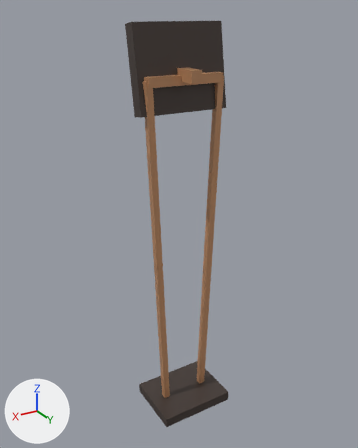
The glTF model prototype/public/company-assets/device-collection/fill-light-wing/v1/model.glb as it was, and as the next commit left it.
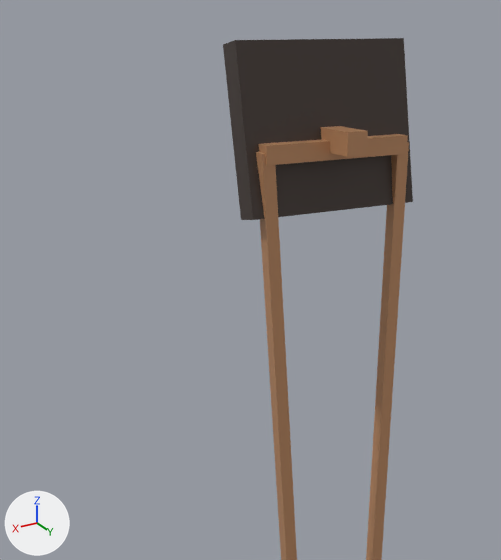
Each version appears first whole from a camera (50 mm lens) standing at (1.11, 1.803, 1.921) and looking at (0.005, -0.038, 1.0), and next in a close-up on the part from 2% to 76% of the width and 0% to 67% of the height. The lights are fixed; the arrows at lower left show +X, +Y and +Z. The first two pictures are the older version. Where no turn or scale is listed for an object, it has been applied to the vertices.

The first close-up shows 'wing-hinge', 'wing-leg-left', 'wing-leg-right', 'wing-rail', 'wing-shield'.
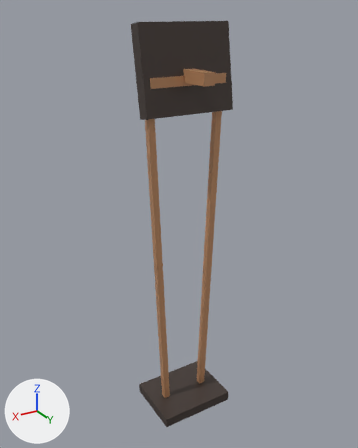
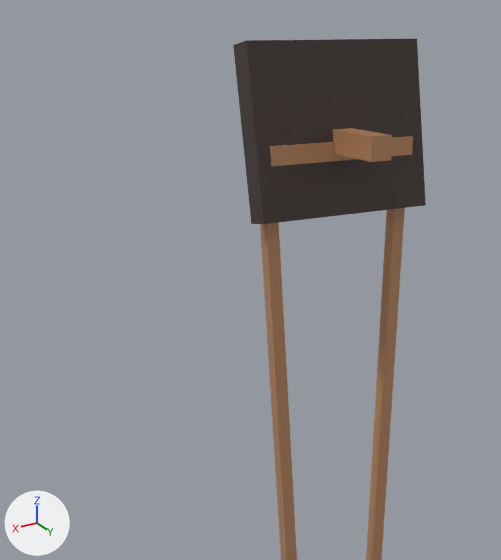
Where the change shows, as pixel boxes [x1, y1, x2, y2] in the close-ups (501 x 560 px):
'wing-shield', moved: before [223, 38, 413, 220]; after [233, 39, 426, 224]
'wing-rail', moved: before [258, 134, 408, 165]; after [270, 136, 413, 166]
'wing-hinge', moved: before [321, 126, 368, 157]; after [333, 128, 392, 162]

Patch to the scene script:
```diff
--- a/prototype/public/company-assets/device-collection/fill-light-wing/v1/model.glb.py
+++ b/prototype/public/company-assets/device-collection/fill-light-wing/v1/model.glb.py
@@ ob_wing_rail @@
 ob_wing_rail = bpy.data.objects.new('wing-rail', me_mesh_3)
-ob_wing_rail.location = (0.0, 0.0, 1.66)
+ob_wing_rail.location = (0.0, 0.02, 1.66)
@@ ob_wing_shield @@
 ob_wing_shield = bpy.data.objects.new('wing-shield', me_mesh_4)
-ob_wing_shield.location = (0.0, -0.05, 1.7)
+ob_wing_shield.location = (0.0, 0.0, 1.7)
@@ ob_wing_hinge @@
 ob_wing_hinge = bpy.data.objects.new('wing-hinge', me_mesh_6)
-ob_wing_hinge.location = (0.0, -0.05, 1.68)
+ob_wing_hinge.location = (0.0, 0.08, 1.68)
```
